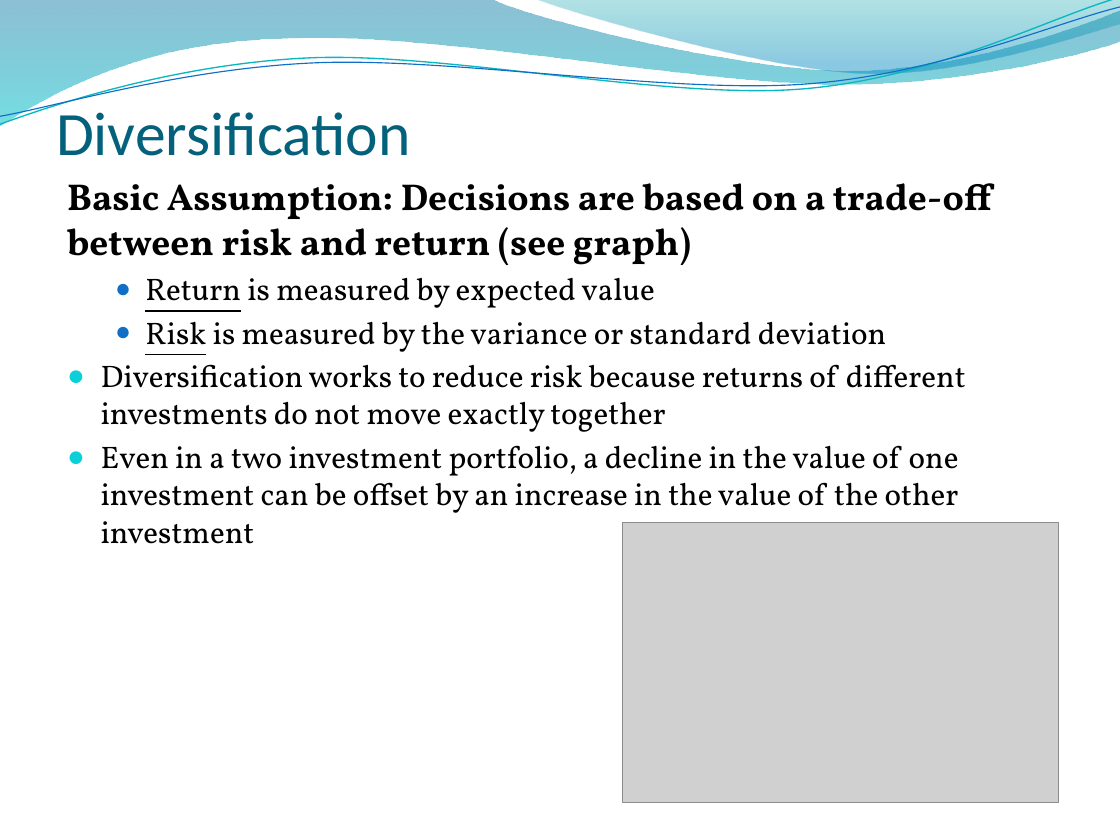
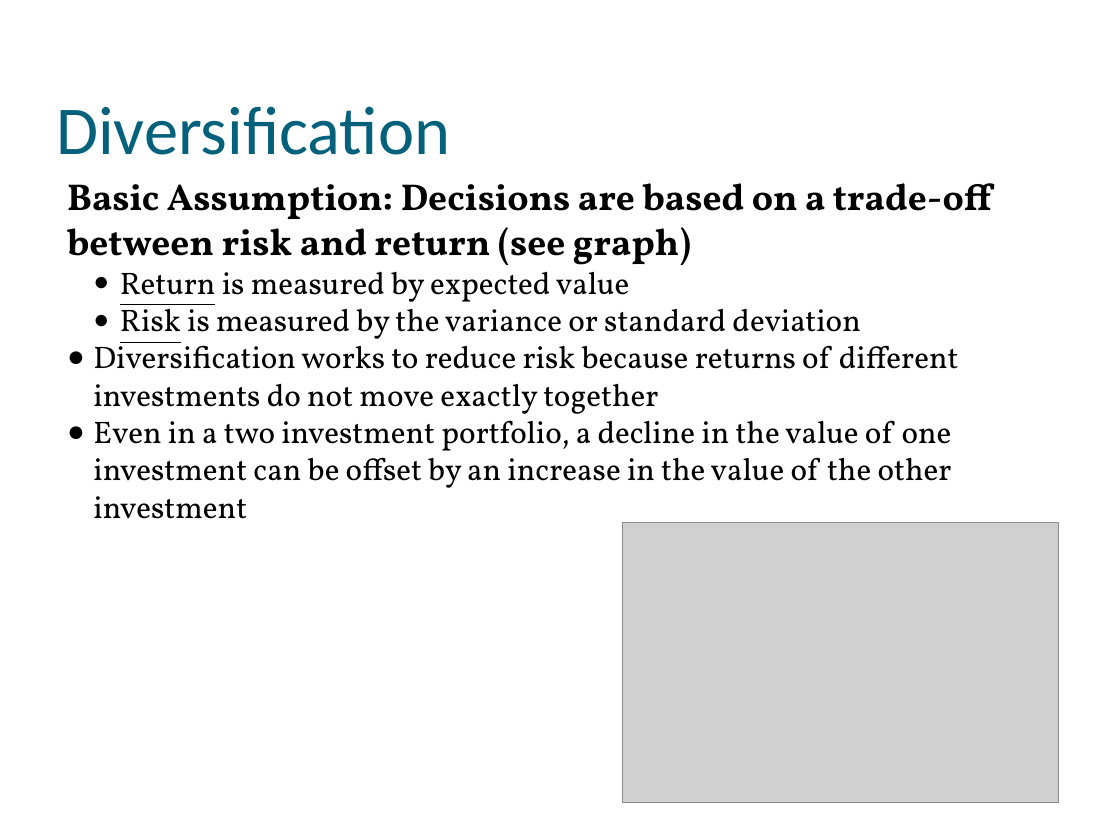
Before and after one commit to muff1nman/ClassNotes, a slide deck: slide 12 of Econ/PPT/S13_Lecture_10.pptx. Drawn at 1120x840 pixels with LibreOffice and Linux fonts; fonts in the diff are those of the drawing; grey boxes stand for pictures; background and template pictures are left out. Boxes give left, top, right and bottom in pixels: in the first picture for what was removed or moved away, otherwise in the second. Text is boxed around its words. In the diff, an @@ line names an element or a change of style, - is before the commit and + after.

```diff
--- a/Econ/PPT/S13_Lecture_10.pptx
+++ b/Econ/PPT/S13_Lecture_10.pptx
@@ freeform shape removed at bbox=[0, 0, 1120, 127] @@
@@ freeform shape removed at bbox=[0, 0, 1120, 131] @@
@@ freeform shape removed at bbox=[0, 7, 1120, 125] @@
@@ freeform shape removed at bbox=[536, 0, 1120, 77] @@
@@ text "Diversification" at bbox=[56, 106, 450, 155]: size 39.6 to 44 pt @@
@@ text "Basic Assumption: Decisions are based ..." at bbox=[67, 183, 992, 519]: less space between paragraphs; indent changed @@
```
Also in this commit, not shown: 13 other slides changed, 12 other files.
